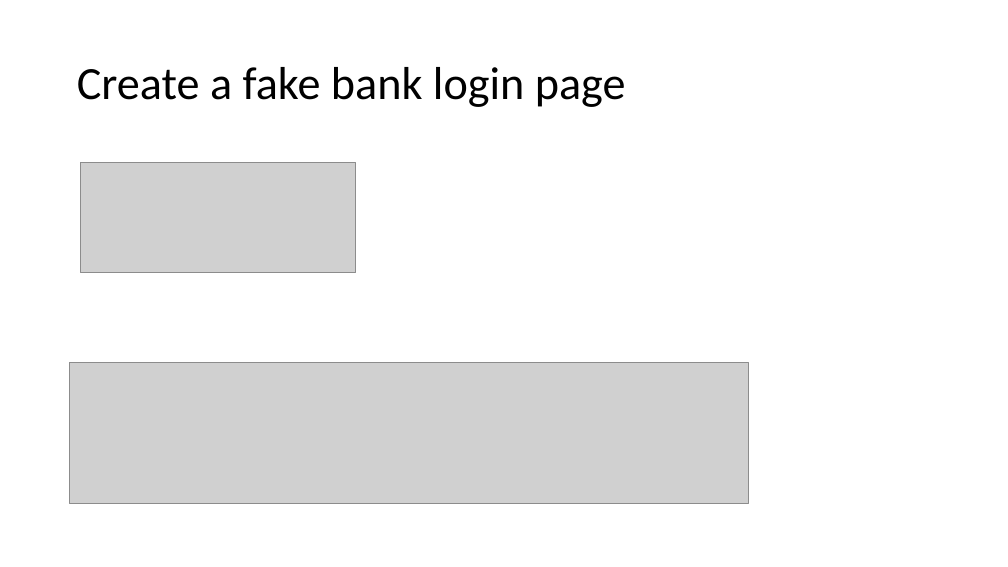
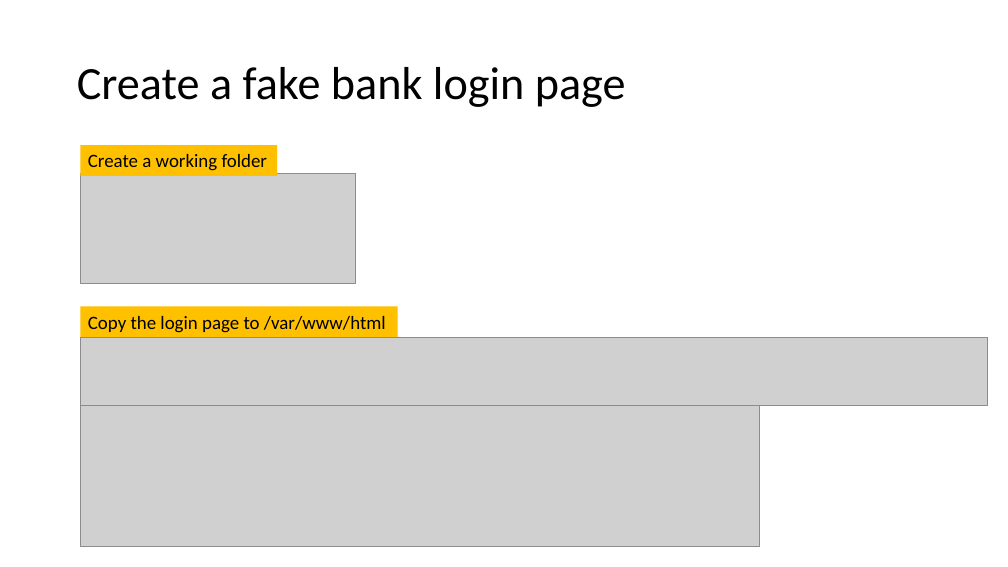
Before and after one commit to frankwxu/digital-forensics-lab, a slide deck: slide 5 of Networking_Forensics/80_DNS_Spoof_Forensics.pptx (slide 4 before the commit). Drawn at 1008x567 pixels with LibreOffice and Linux fonts; fonts in the diff are those of the drawing; grey boxes stand for pictures; background and template pictures are left out. Boxes give left, top, right and bottom in pixels: in the first picture for what was removed or moved away, otherwise in the second. Text is boxed around its words. In the diff, an @@ line names an element or a change of style, - is before the commit and + after.

```diff
--- a/Networking_Forensics/80_DNS_Spoof_Forensics.pptx
+++ b/Networking_Forensics/80_DNS_Spoof_Forensics.pptx
@@ rectangle added at [80, 145, 277, 175], fill #FFC000, 18 pt, text #000000 @@
+Create a working folder
@@ picture: place and size @@
-picture at [80, 163, 355, 273]
+picture at [80, 173, 355, 284]
@@ rectangle added at [80, 306, 397, 337], fill #FFC000, 18 pt, text #000000 @@
+Copy the login page to /var/www/html
@@ picture added at [80, 337, 988, 405] @@
@@ picture: place and size @@
-picture at [70, 362, 749, 504]
+picture at [80, 405, 759, 547]
```
Also in this commit, not shown: 1 other slide changed, 9 slides added, 8 other files.
